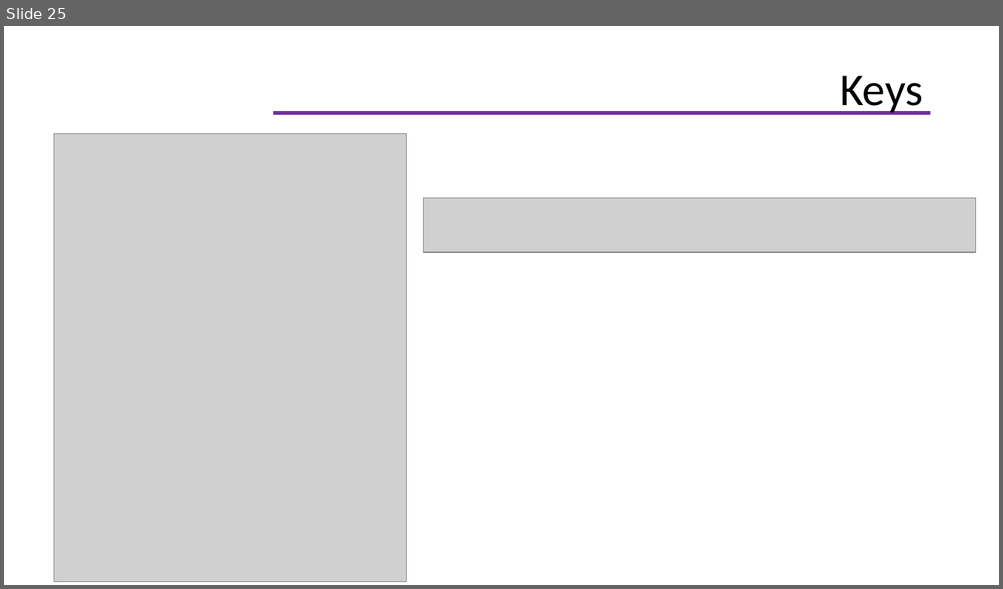
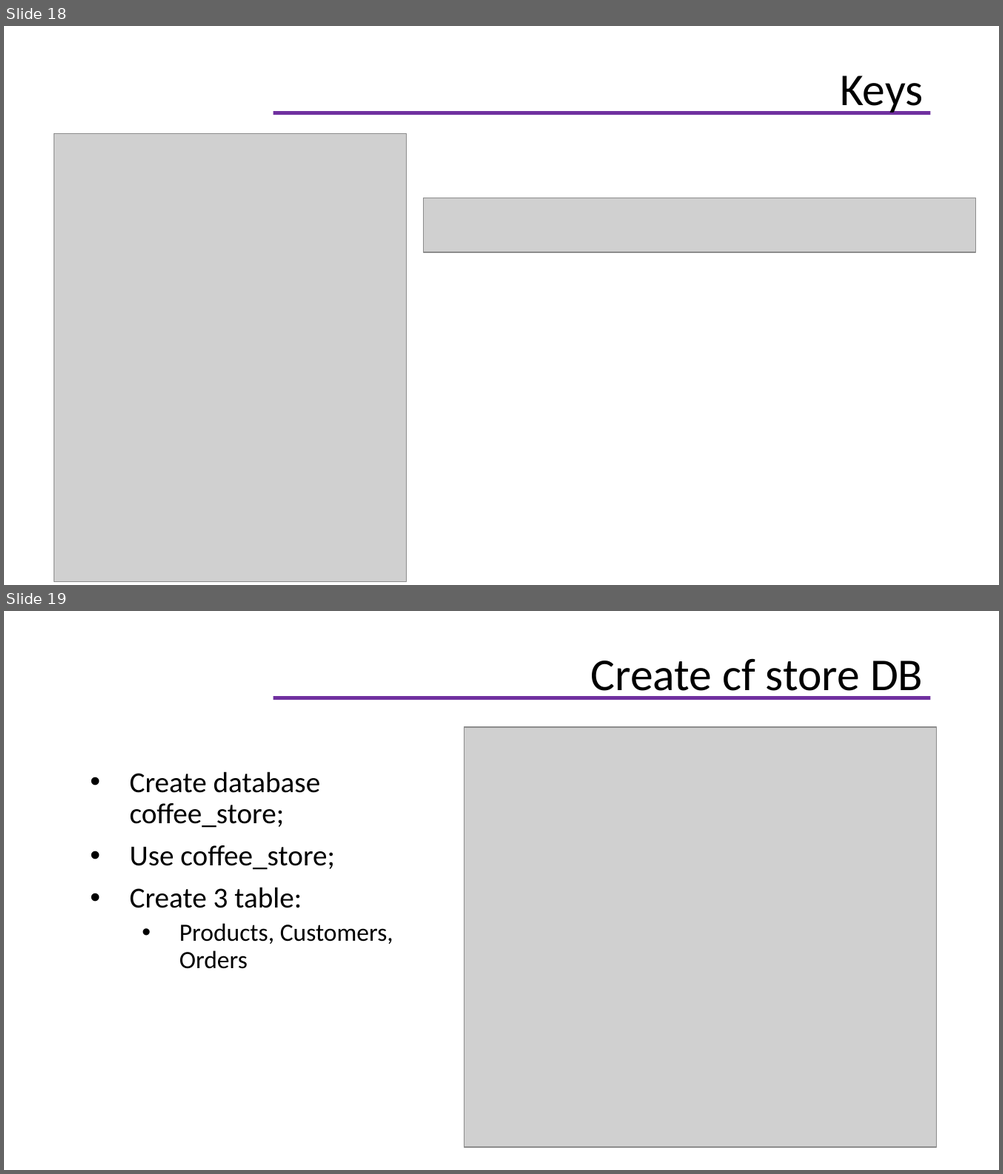
Before and after one commit to helenhash/database-training, a slide deck: database.pptx. Shown one above the other, each under a label of ours: slide 25 before the commit, slides 18 and 19 after it. The pictures are 1003x589 and 1003x1174 pixels, drawn with LibreOffice and Linux fonts; fonts in the diff are those of the drawing; grey boxes stand for pictures; background and template pictures are left out. Boxes give left, top, right and bottom in pixels: in the first picture for what was removed or moved away, otherwise in the second. Text is boxed around its words. In the diff, an @@ line names an element or a change of style, - is before the commit and + after.

```diff
--- a/database.pptx
+++ b/database.pptx
@@ slide 19 added at (x1=4, y1=611, x2=999, y2=1170), background #FFFFFF; not listed: 1 template element that a slide beside it also shows @@
@@ title added at (x1=591, y1=658, x2=922, y2=700), 33 pt, text #000000 @@
+Create cf store DB
@@ picture added at (x1=464, y1=727, x2=936, y2=1148) @@
@@ text added at (x1=130, y1=772, x2=393, y2=969), 21 pt, text #000000 @@
+• Create database coffee_store;
+• Use coffee_store;
+• Create 3 table:
+  • Products, Customers, Orders
@@ what was slide 25 is now slide 18 @@
```
Also in this commit, not shown: 7 slides changed, 11 other slides added, 9 other files.
